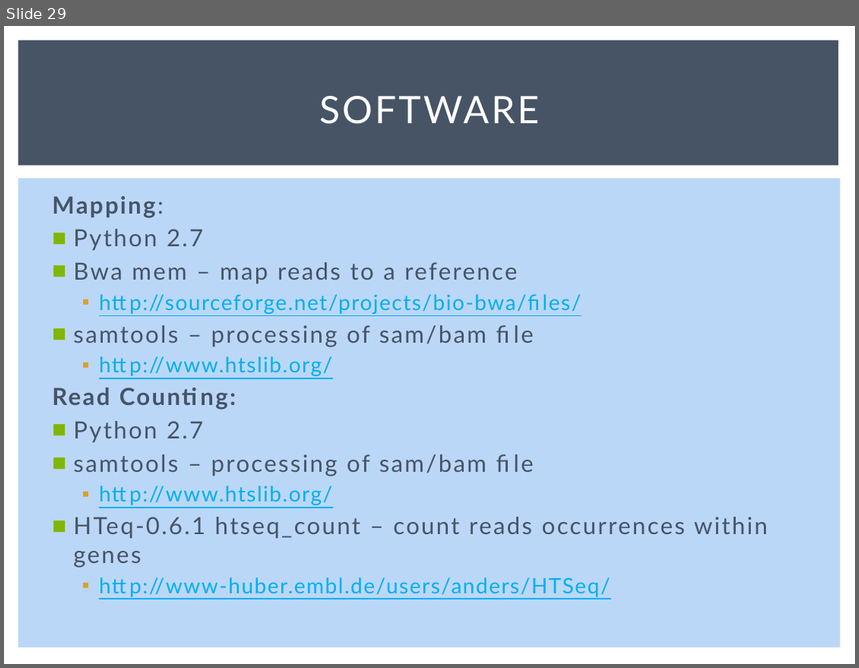
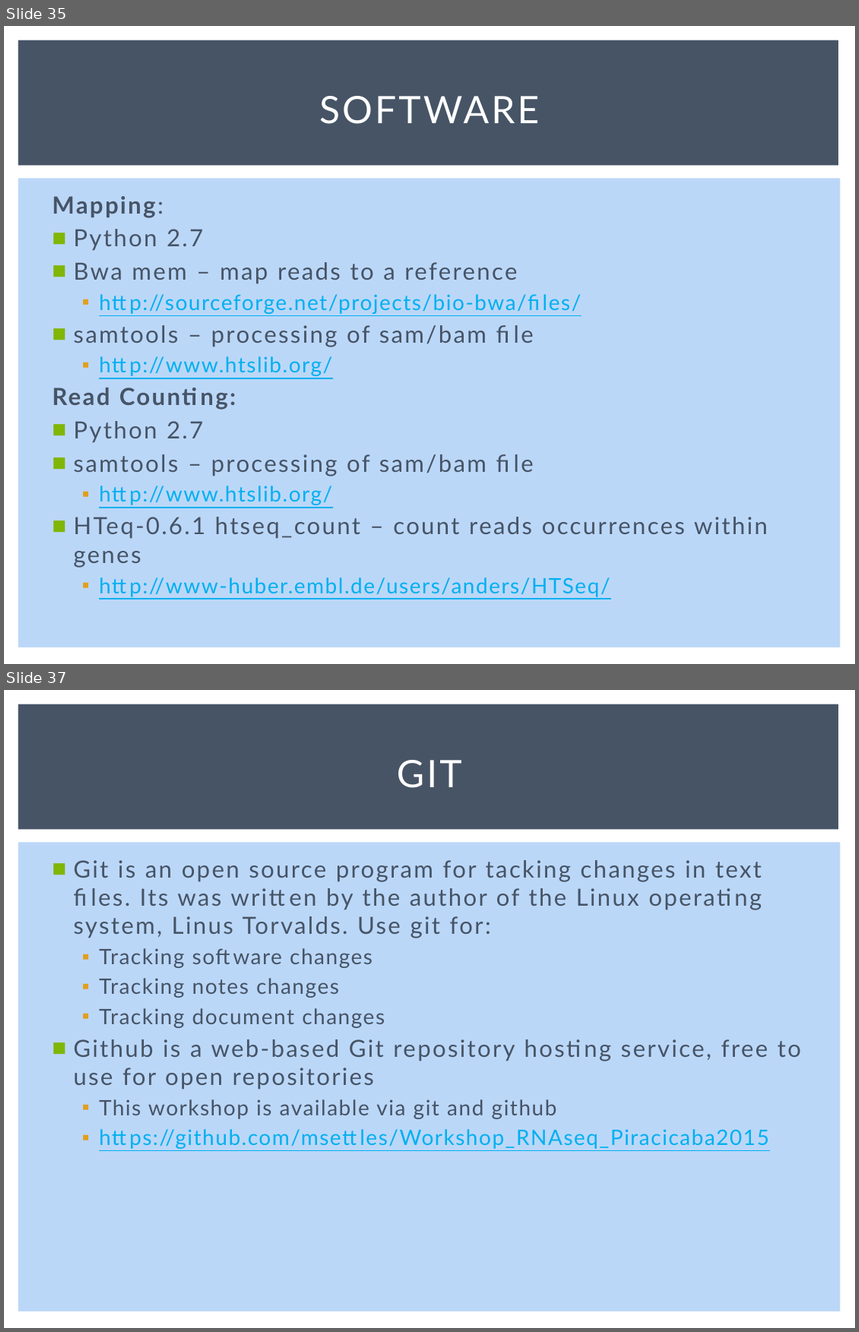
Before and after one commit to msettles/Workshop_RNAseq, a slide deck: powerpoints/RNA-seq-Piracicaba2015.pptx. Shown one above the other, each under a label of ours: slide 29 before the commit, slides 35 and 37 after it; the slides between them are not shown. The pictures are 859x668 and 859x1332 pixels, drawn with LibreOffice and Linux fonts; fonts in the diff are those of the drawing. Boxes give left, top, right and bottom in pixels: in the first picture for what was removed or moved away, otherwise in the second. Text is boxed around its words. In the diff, an @@ line names an element or a change of style, - is before the commit and + after.

```diff
--- a/powerpoints/RNA-seq-Piracicaba2015.pptx
+++ b/powerpoints/RNA-seq-Piracicaba2015.pptx
@@ slide 37 added at (x1=4, y1=690, x2=855, y2=1328), background #FFFFFF; not listed: 2 template elements that a slide beside it also shows @@
@@ title added at (x1=397, y1=760, x2=462, y2=788), 32 pt, text #FFFFFF @@
+GIT
@@ text added at (x1=73, y1=860, x2=801, y2=1149), 20 pt, text #465466 @@
+■ Git is an open source program for tacking changes in text files. Its was written by the author of the Linux operating system, Linus Torvalds. Use git for:
+  ▪ Tracking software changes
+  ▪ Tracking notes changes
+  ▪ Tracking document changes
+■ Github is a web-based Git repository hosting service, free to use for open repositories
+  ▪ This workshop is available via git and github
+  ▪ https://github.com/msettles/Workshop_RNAseq_Piracicaba2015
@@ what was slide 29 is now slide 35 @@
```
Also in this commit, not shown: 3 slides changed, 3 other slides added, 1 other file.
